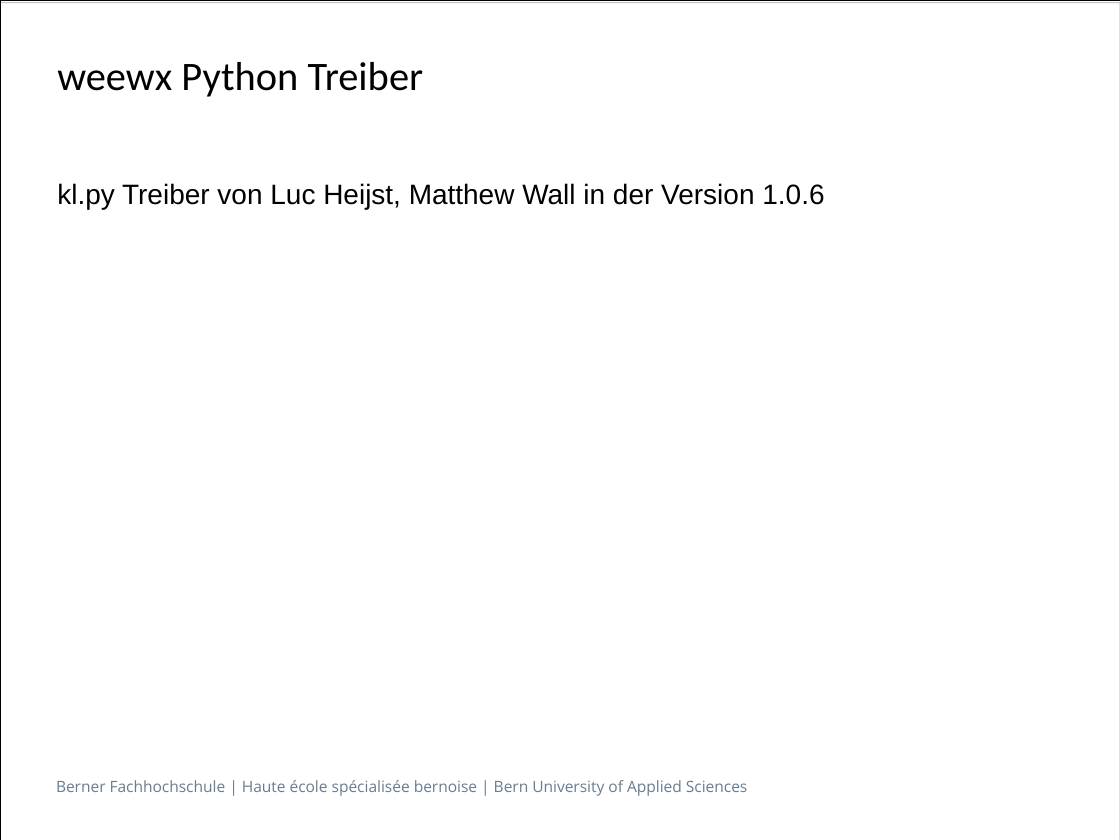
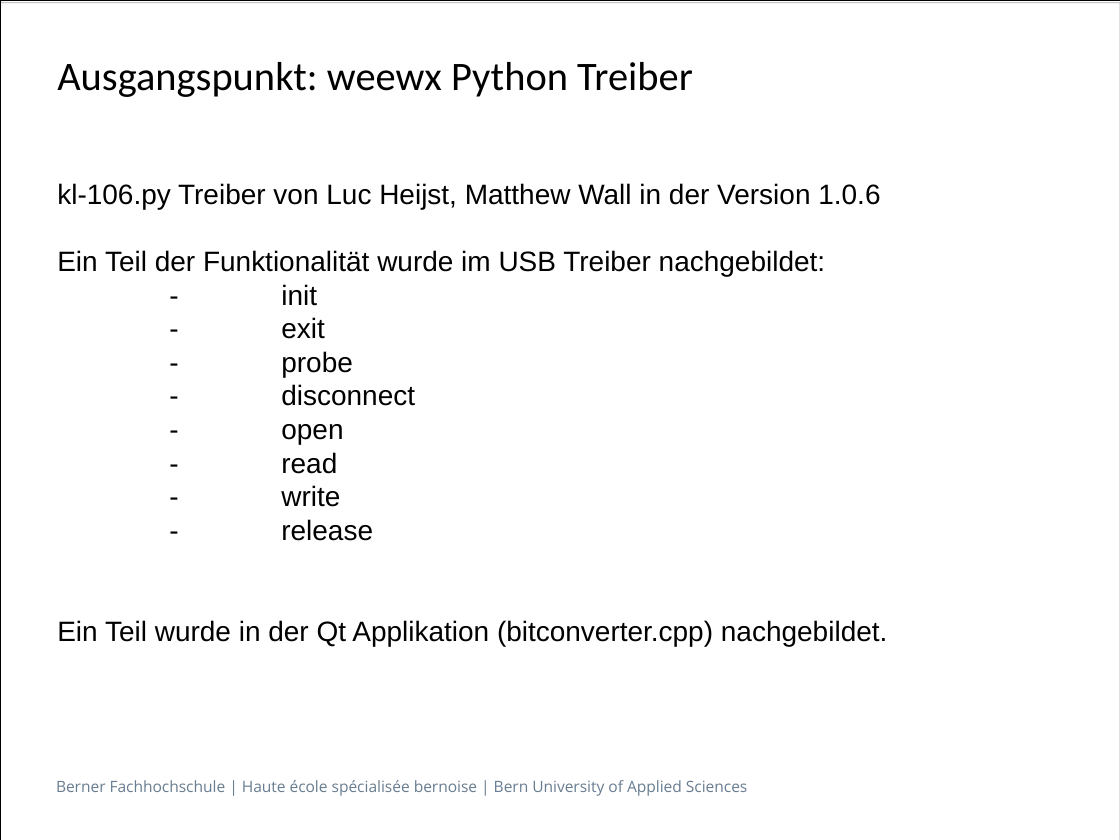
Before and after one commit to Overunity77/KlimaLogg, a slide deck: slide 8 of praesentation/Integrationsprojekt_danir1_suhnu1_chrib1.odp (slide 7 before the commit). Drawn at 1120x840 pixels with LibreOffice and Linux fonts; fonts in the diff are those of the drawing. Boxes give left, top, right and bottom in pixels: in the first picture for what was removed or moved away, otherwise in the second. Text is boxed around its words. In the diff, an @@ line names an element or a change of style, - is before the commit and + after.

```diff
--- a/praesentation/Integrationsprojekt_danir1_suhnu1_chrib1.odp
+++ b/praesentation/Integrationsprojekt_danir1_suhnu1_chrib1.odp
@@ title at (x1=57, y1=62, x2=693, y2=97): text changed @@
-weewx Python Treiber
+Ausgangspunkt: weewx Python Treiber
@@ subtitle at (x1=57, y1=183, x2=888, y2=646): text changed @@
-kl.py Treiber von Luc Heijst, Matthew Wall in der Version 1.0.6
+kl-106.py Treiber von Luc Heijst, Matthew Wall in der Version 1.0.6
+Ein Teil der Funktionalität wurde im USB Treiber nachgebildet:
+- init
+- exit
+- probe
+- disconnect
+- open
+- read
+- write
+- release
+Ein Teil wurde in der Qt Applikation (bitconverter.cpp) nachgebildet.
```
Also in this commit, not shown: 3 other slides changed, 2 slides added.
